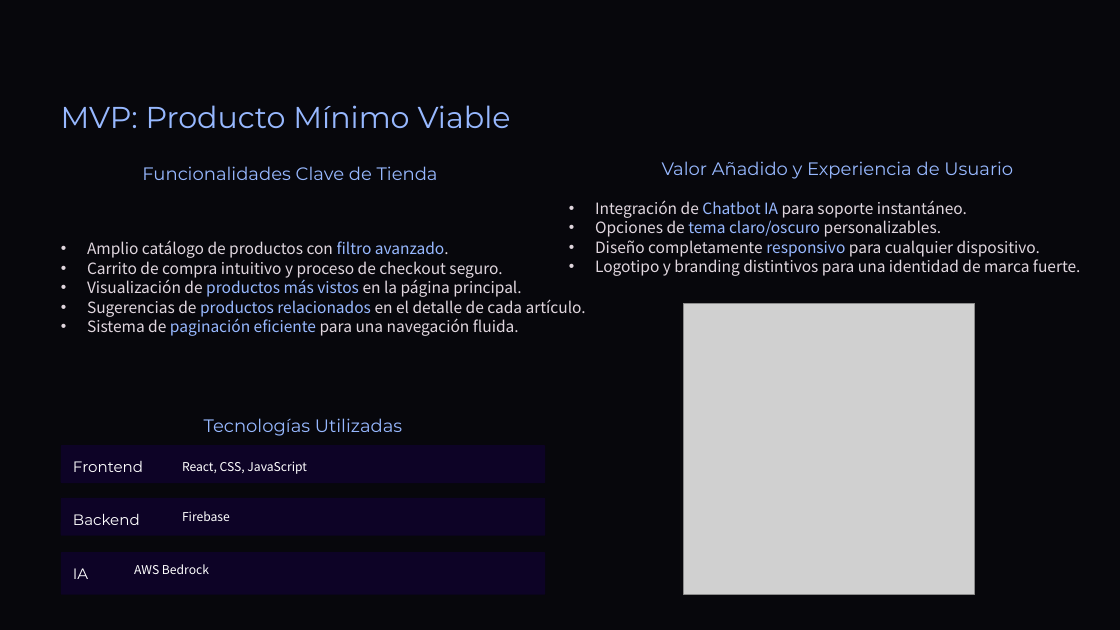
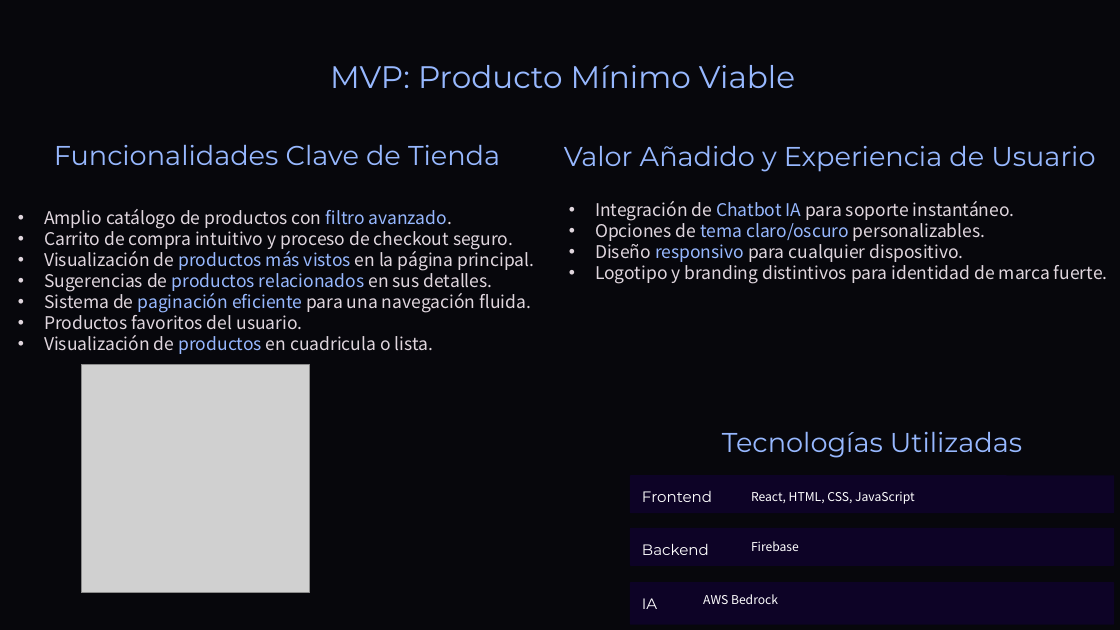
Before and after one commit to DavidCorredorMiguel/proyectogrupo2, a slide deck: slide 8 of Tech-and-Learn-Innovacion-y-Aprendizaje-en-E-commerce (1).pptx. Drawn at 1120x630 pixels with LibreOffice and Linux fonts; fonts in the diff are those of the drawing; grey boxes stand for pictures; background and template pictures are left out. Boxes give left, top, right and bottom in pixels: in the first picture for what was removed or moved away, otherwise in the second. Text is boxed around its words. In the diff, an @@ line names an element or a change of style, - is before the commit and + after.

Commit message:
Presentacion

```diff
--- a/Tech-and-Learn-Innovacion-y-Aprendizaje-en-E-commerce (1).pptx
+++ b/Tech-and-Learn-Innovacion-y-Aprendizaje-en-E-commerce (1).pptx
@@ text "MVP: Producto Mínimo Viable": place and size @@
-text "MVP: Producto Mínimo Viable" at (61,105,511,128)
+text "MVP: Producto Mínimo Viable" at (330,65,795,88)
@@ text "MVP: Producto Mínimo Viable" at (330,65,795,88): size 31 to 32 pt; alignment left to centre; vertical alignment top to middle @@
@@ text "Funcionalidades Clave de Tienda": place and size @@
-text "Funcionalidades Clave de Tienda" at (142,166,438,180)
+text "Funcionalidades Clave de Tienda" at (54,144,500,165)
@@ text "Valor Añadido y Experiencia de ...": place and size @@
-text "Valor Añadido y Experiencia de ..." at (662,161,1013,179)
+text "Valor Añadido y Experiencia de ..." at (564,145,1095,172)
@@ text "Amplio catálogo de productos con ...": place and size @@
-text "Amplio catálogo de productos con ..." at (87,240,449,258)
+text "Amplio catálogo de productos con ..." at (44,209,534,354)
@@ text "Amplio catálogo de productos con ..." at (44,209,534,354): vertical alignment top to middle @@
@@ text at (44,209,452,229): size 16 to 18 pt in "Amplio catálogo de productos con filtro avanzado." @@
@@ text at (595,201,1015,221): size 16 to 18 pt in "Integración de Chatbot IA para soporte instantáneo." @@
@@ text at (44,228,534,354): paragraphs added @@
+• Carrito de compra intuitivo y proceso de checkout seguro.
+• Visualización de productos más vistos en la página principal.
+• Sugerencias de productos relacionados en sus detalles.
+• Sistema de paginación eficiente para una navegación fluida.
+• Productos favoritos del usuario.
+• Visualización de productos en cuadricula o lista.
@@ text at (595,219,1108,284): paragraphs added @@
+• Opciones de tema claro/oscuro personalizables.
+• Diseño responsivo para cualquier dispositivo.
+• Logotipo y branding distintivos para identidad de marca fuerte.
@@ text removed at (595,220,942,237) @@
-• Opciones de tema claro/oscuro personalizables.
@@ text removed at (87,261,502,278) @@
-• Carrito de compra intuitivo y proceso de checkout seguro.
@@ text removed at (595,240,1040,257) @@
-• Diseño completamente responsivo para cualquier dispositivo.
@@ text removed at (595,259,1081,276) @@
-• Logotipo y branding distintivos para una identidad de marca fuerte.
@@ text removed at (87,279,521,297) @@
-• Visualización de productos más vistos en la página principal.
@@ text removed at (87,300,522,317) @@
-• Sugerencias de productos relacionados en el detalle de cada artículo.
@@ text removed at (87,316,519,336) @@
-• Sistema de paginación eficiente para una navegación fluida.
@@ picture: place and size @@
-picture at (683,303,974,594)
+picture at (81,365,309,593)
@@ size 18.5 to 28 pt; vertical alignment top to middle in 3 elements at (564,145,1095,172), (54,144,500,165), (722,431,1022,458) @@
@@ text "Tecnologías Utilizadas": place and size @@
-text "Tecnologías Utilizadas" at (204,418,402,436)
+text "Tecnologías Utilizadas" at (722,431,1022,458)
@@ text at (751,491,915,504): text changed @@
-React, CSS, JavaScript
+React, HTML, CSS, JavaScript
@@ 5 texts, 3 rounded rectangles: place and size @@
-5 texts, 3 rounded rectangles at (61,445,545,595)
+5 texts, 3 rounded rectangles at (630,475,1114,625)
```
Also in this commit, not shown: 11 other slides changed, 11 slides added, 11 other files.
